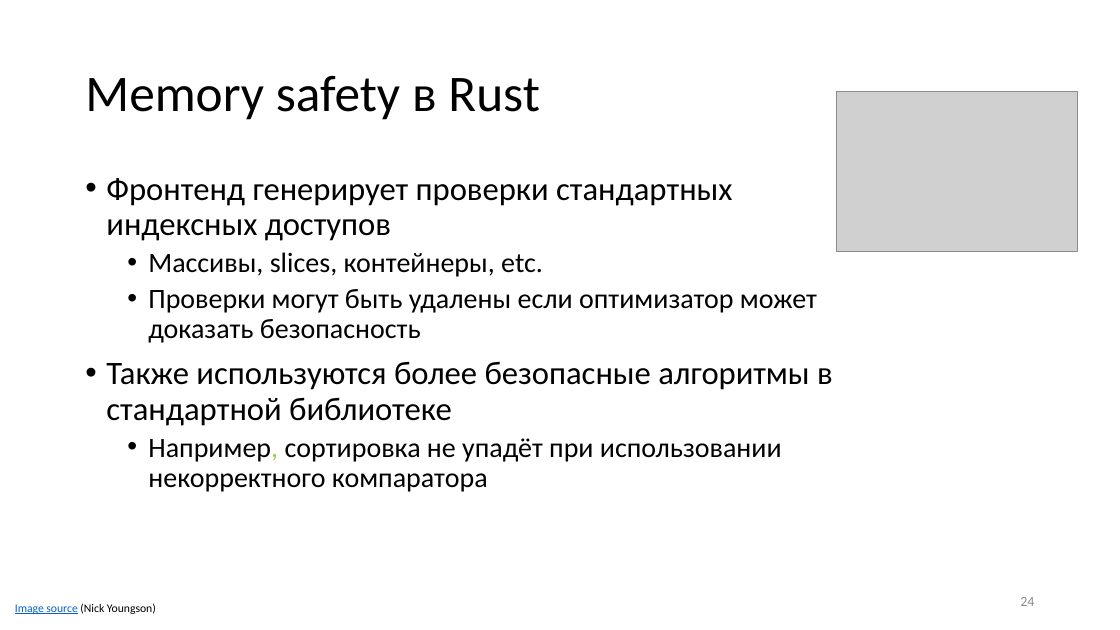
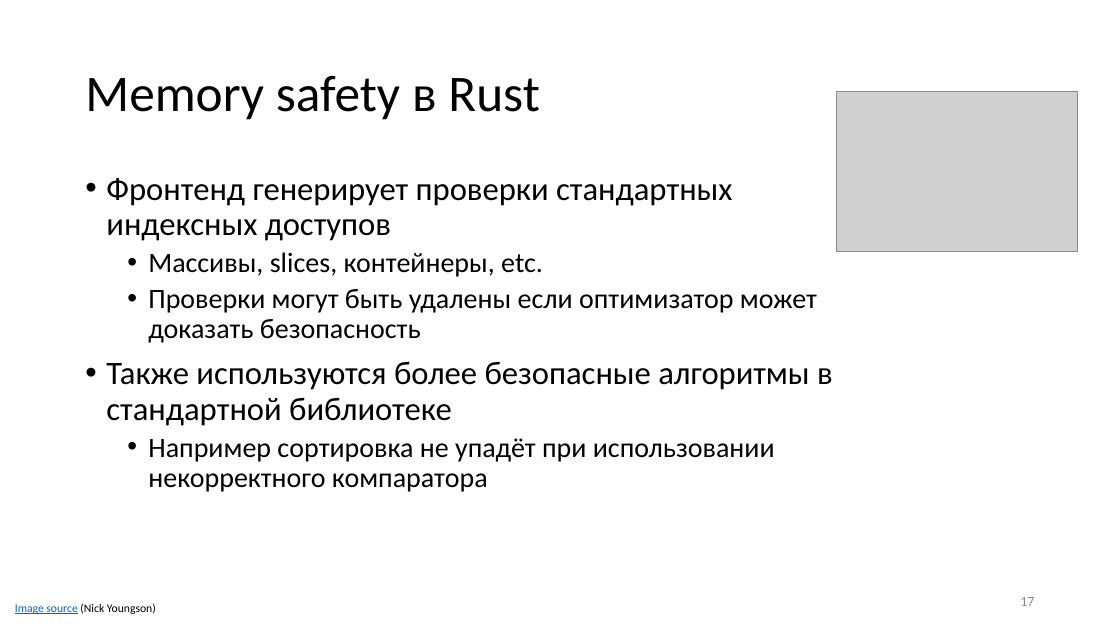
Before and after one commit to yugr/rust-slides, a slide deck: slide 17 of RU_short.pptx (slide 24 before the commit). Drawn at 1120x630 pixels with LibreOffice and Linux fonts; fonts in the diff are those of the drawing; grey boxes stand for pictures. Boxes give left, top, right and bottom in pixels: in the first picture for what was removed or moved away, otherwise in the second. Text is boxed around its words. In the diff, an @@ line names an element or a change of style, - is before the commit and + after.

```diff
--- a/RU_short.pptx
+++ b/RU_short.pptx
@@ text at box(148, 438, 775, 492): text changed @@
-  • Например, сортировка не упадёт при использовании некорректного компаратора
+  • Например сортировка не упадёт при использовании некорректного компаратора
@@ page number at box(1020, 597, 1034, 606): text changed @@
-24
+17
```
Also in this commit, not shown: 10 other slides changed, 10 slides removed, 4 other files.
